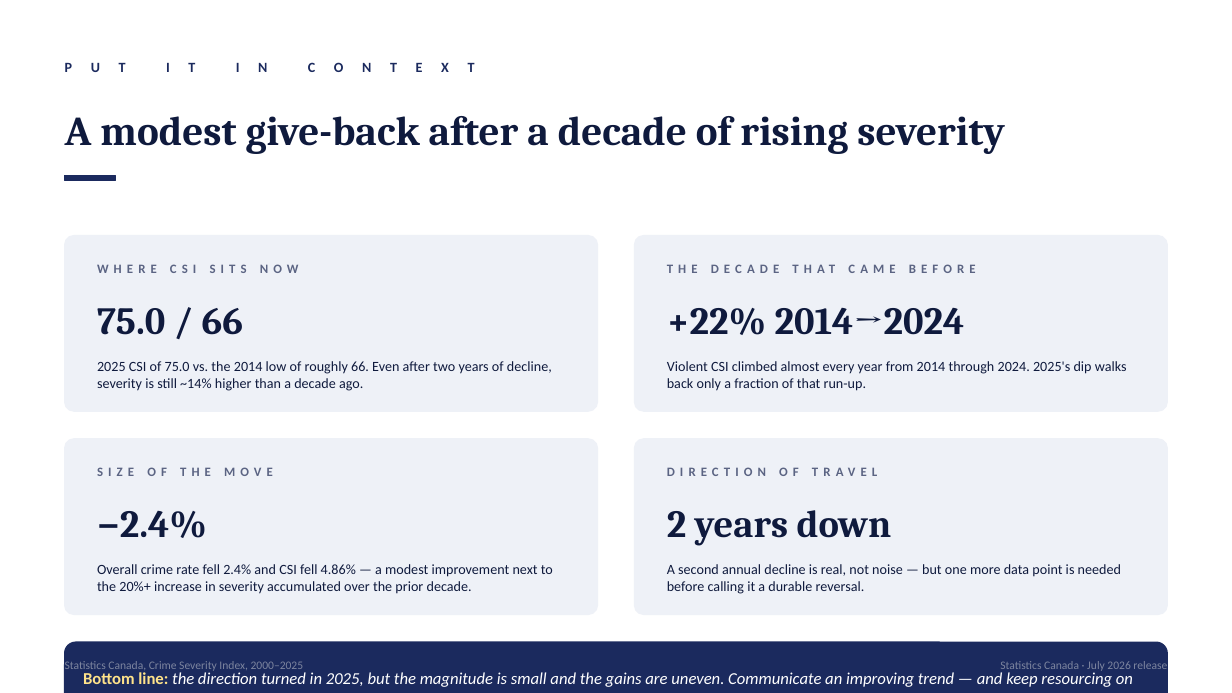
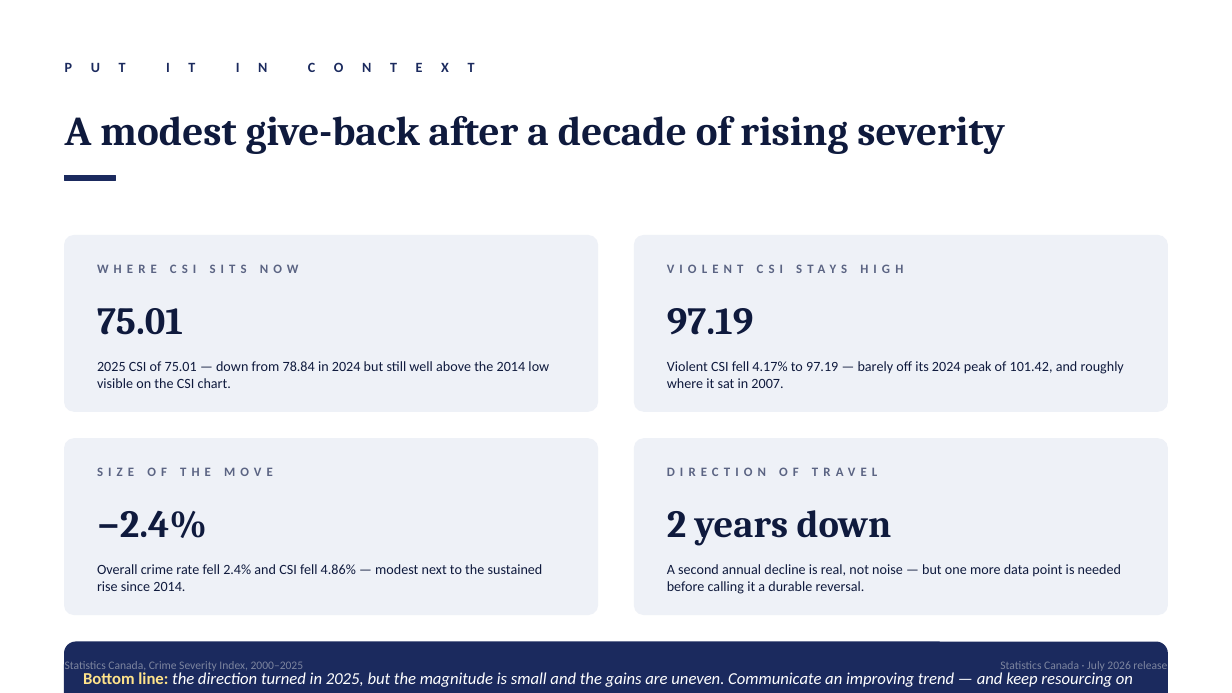
Before and after one commit to tonHS/Canadian-Crime-Statistics-2025, a slide deck: slide 8 of Canadian_Crime_2025_Exec_Brief.pptx. Drawn at 1232x693 pixels with LibreOffice and Linux fonts; fonts in the diff are those of the drawing. Boxes give left, top, right and bottom in pixels: in the first picture for what was removed or moved away, otherwise in the second. Text is boxed around its words. In the diff, an @@ line names an element or a change of style, - is before the commit and + after.

```diff
--- a/Canadian_Crime_2025_Exec_Brief.pptx
+++ b/Canadian_Crime_2025_Exec_Brief.pptx
@@ text at (667, 264, 903, 273): text changed @@
-THE DECADE THAT CAME BEFORE
+VIOLENT CSI STAYS HIGH
@@ text at (97, 308, 183, 335): text changed @@
-75.0 / 66
+75.01
@@ text at (667, 308, 754, 335): text changed @@
-+22% 2014→2024
+97.19
@@ text at (97, 361, 549, 388): text changed @@
-2025 CSI of 75.0 vs. the 2014 low of roughly 66. Even after two years of decline, severity is still ~14% higher than a decade ago.
+2025 CSI of 75.01 — down from 78.84 in 2024 but still well above the 2014 low visible on the CSI chart.
@@ text at (667, 361, 1124, 388): text changed @@
-Violent CSI climbed almost every year from 2014 through 2024. 2025's dip walks back only a fraction of that run-up.
+Violent CSI fell 4.17% to 97.19 — barely off its 2024 peak of 101.42, and roughly where it sat in 2007.
@@ text at (97, 564, 543, 591): text changed @@
-Overall crime rate fell 2.4% and CSI fell 4.86% — a modest improvement next to the 20%+ increase in severity accumulated over the prior decade.
+Overall crime rate fell 2.4% and CSI fell 4.86% — modest next to the sustained rise since 2014.
```
Also in this commit, not shown: 6 other slides changed, 1 other file.
